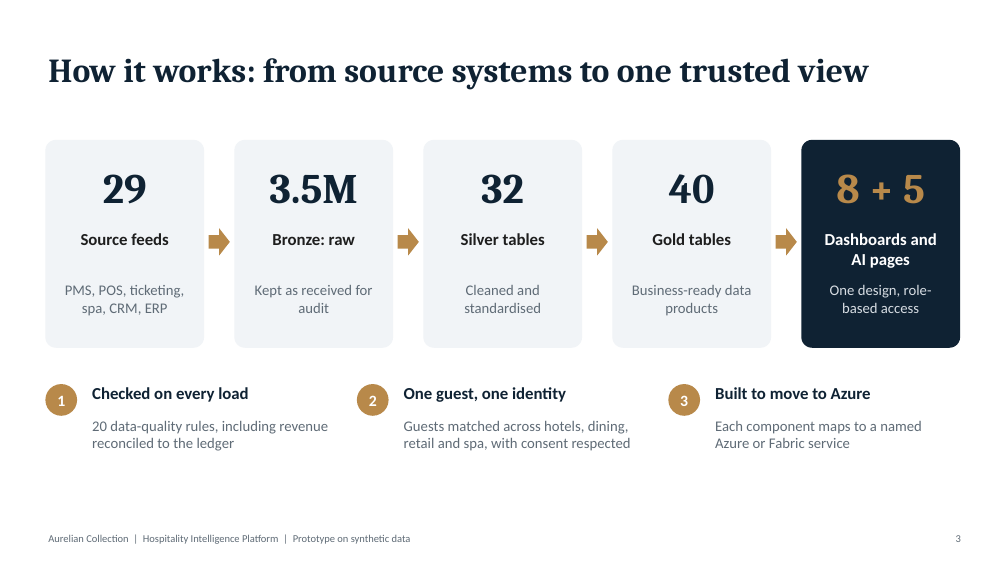
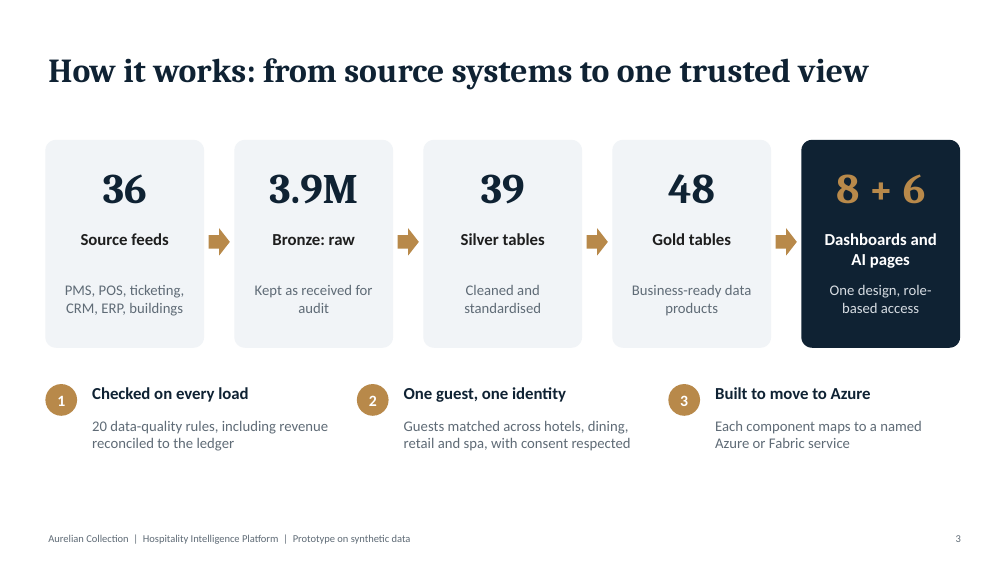
Before and after one commit to nestrenny/hotelchain, a slide deck: slide 3 of docs/Leadership Briefing.pptx. Drawn at 1008x567 pixels with LibreOffice and Linux fonts; fonts in the diff are those of the drawing. Boxes give left, top, right and bottom in pixels: in the first picture for what was removed or moved away, otherwise in the second. Text is boxed around its words. In the diff, an @@ line names an element or a change of style, - is before the commit and + after.

```diff
--- a/docs/Leadership Briefing.pptx
+++ b/docs/Leadership Briefing.pptx
@@ text at [103, 174, 147, 204]: text changed @@
-29
+36
@@ text at [269, 174, 358, 204]: text changed @@
-3.5M
+3.9M
@@ text at [481, 174, 525, 204]: text changed @@
-32
+39
@@ text at [668, 174, 715, 204]: text changed @@
-40
+48
@@ text at [836, 174, 926, 204]: text changed @@
-8 + 5
+8 + 6
@@ text at [65, 285, 185, 316]: text changed @@
-PMS, POS, ticketing, spa, CRM, ERP
+PMS, POS, ticketing, CRM, ERP, buildings
```
Also in this commit, not shown: 6 other slides changed, 1 slide added, 7 other files.
